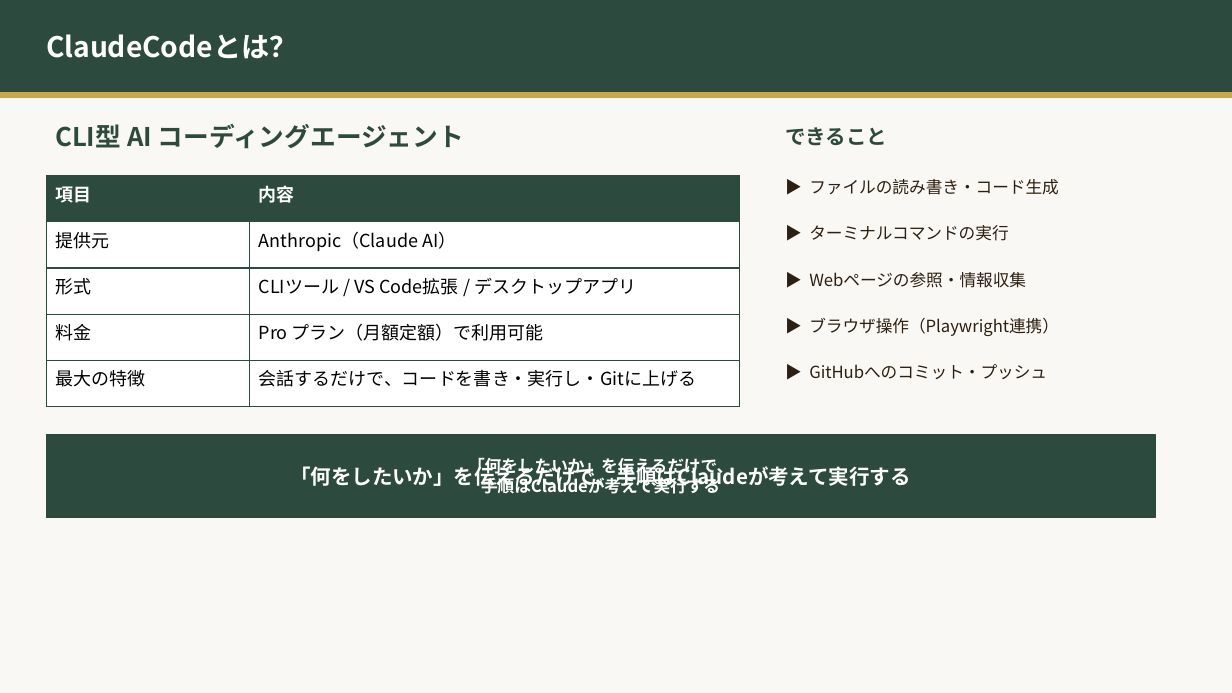
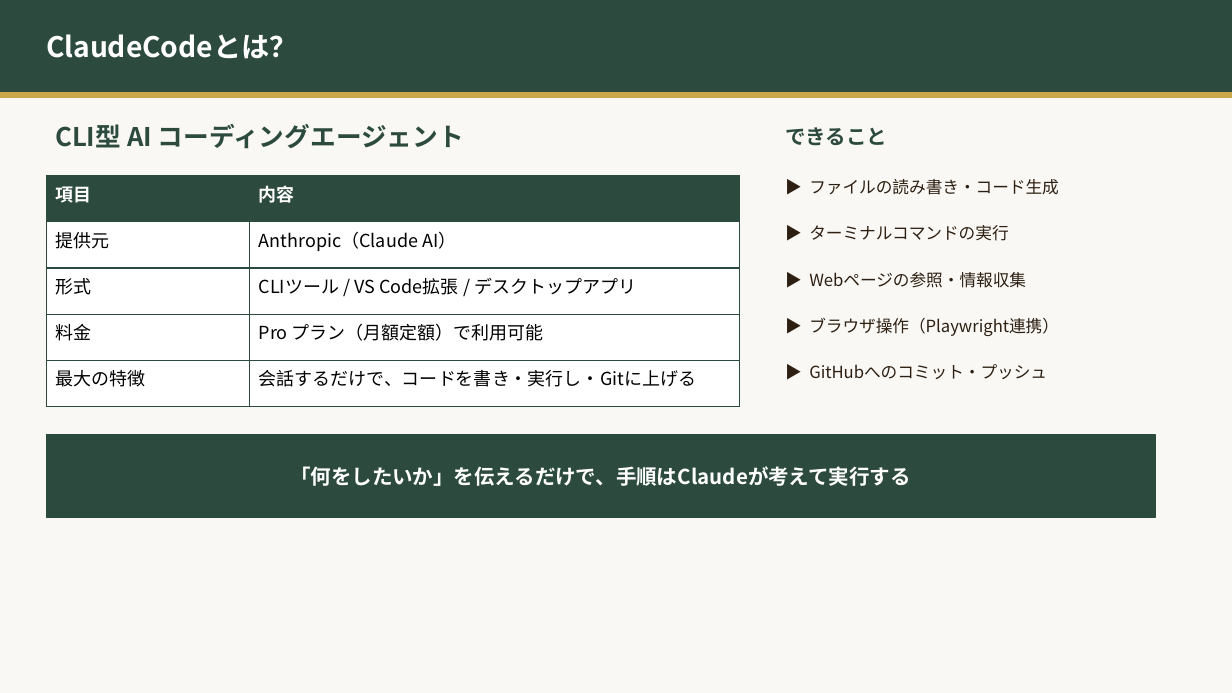
Before and after one commit to alken-xu/firstClaudeProject, a slide deck: slide 2 of ClaudeCode_ShinesoftIntro.pptx. Drawn at 1232x693 pixels with LibreOffice and Linux fonts; fonts in the diff are those of the drawing. Boxes give left, top, right and bottom in pixels: in the first picture for what was removed or moved away, otherwise in the second. Text is boxed around its words. In the diff, an @@ line names an element or a change of style, - is before the commit and + after.

```diff
--- a/ClaudeCode_ShinesoftIntro.pptx
+++ b/ClaudeCode_ShinesoftIntro.pptx
@@ text removed at (290,463,911,489) @@
-「何をしたいか」を伝えるだけで、
-手順はClaudeが考えて実行する
```
Also in this commit, not shown: 2 other slides changed.
